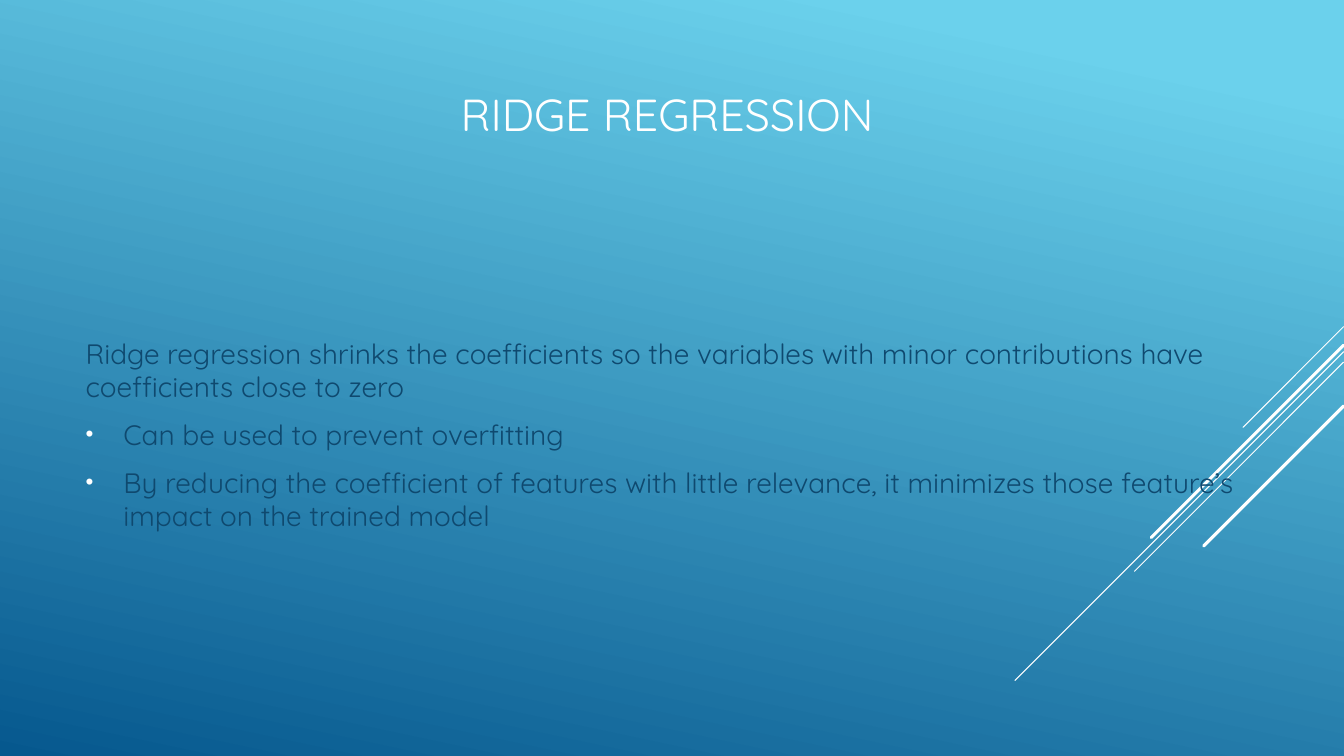
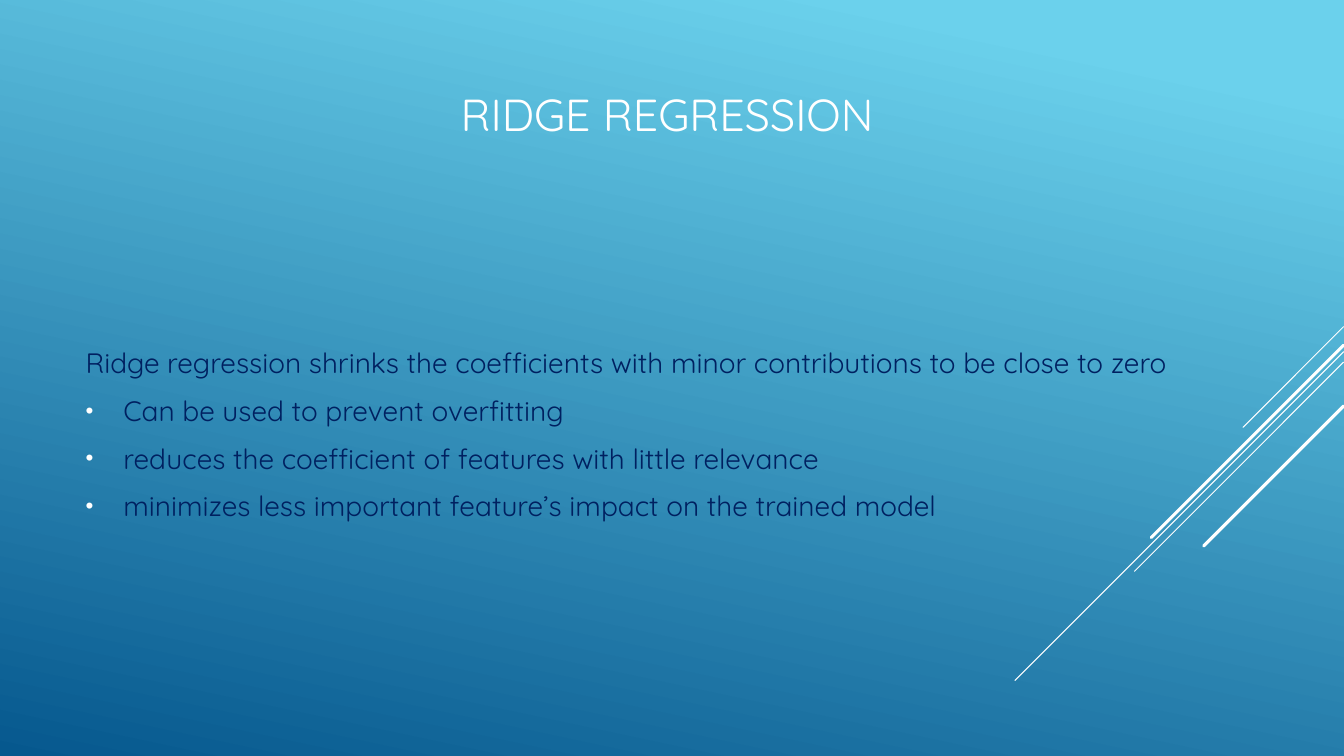
Before and after one commit to efuller11/Thinkful, a slide deck: slide 17 of New York Education System capstone.pptx (slide 16 before the commit). Drawn at 1344x756 pixels with LibreOffice and Linux fonts; fonts in the diff are those of the drawing. Boxes give left, top, right and bottom in pixels: in the first picture for what was removed or moved away, otherwise in the second. Text is boxed around its words. In the diff, an @@ line names an element or a change of style, - is before the commit and + after.

```diff
--- a/New York Education System capstone.pptx
+++ b/New York Education System capstone.pptx
@@ text at box(86, 352, 1167, 379): text changed; text colour #0F496F to #002060 @@
-Ridge regression shrinks the coefficients so the variables with minor contributions have coefficients close to zero
+Ridge regression shrinks the coefficients with minor contributions to be close to zero
@@ text at box(123, 400, 564, 427): text colour #0F496F to #002060 in "Can be used to prevent overfitting" @@
@@ text at box(123, 448, 936, 522): text changed; text colour #0F496F to #002060 @@
-• By reducing the coefficient of features with little relevance, it minimizes those feature’s impact on the trained model
+• reduces the coefficient of features with little relevance
+• minimizes less important feature’s impact on the trained model
```
Also in this commit, not shown: 21 other slides changed, 1 slide added, 1 other file.
